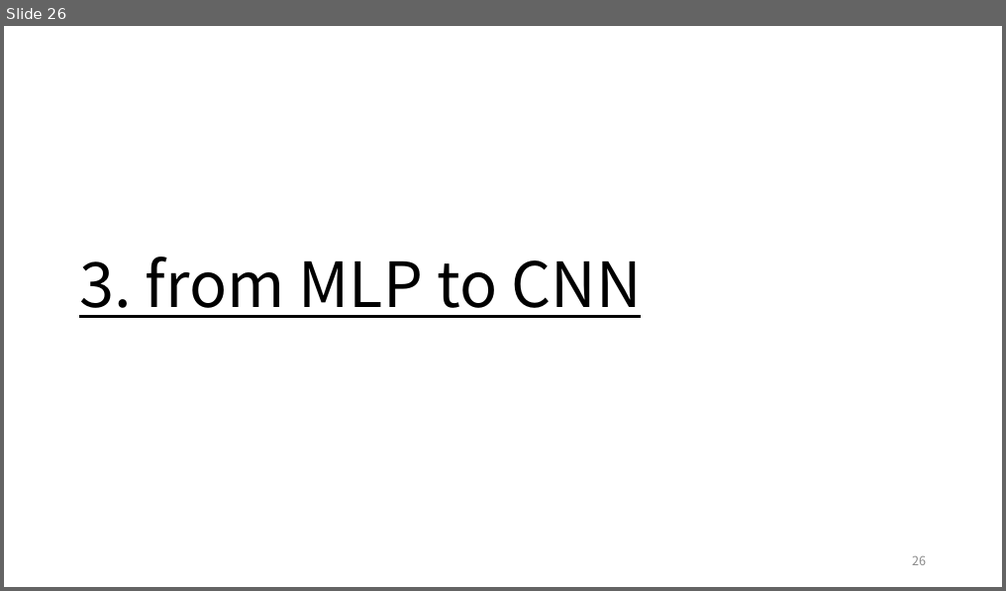
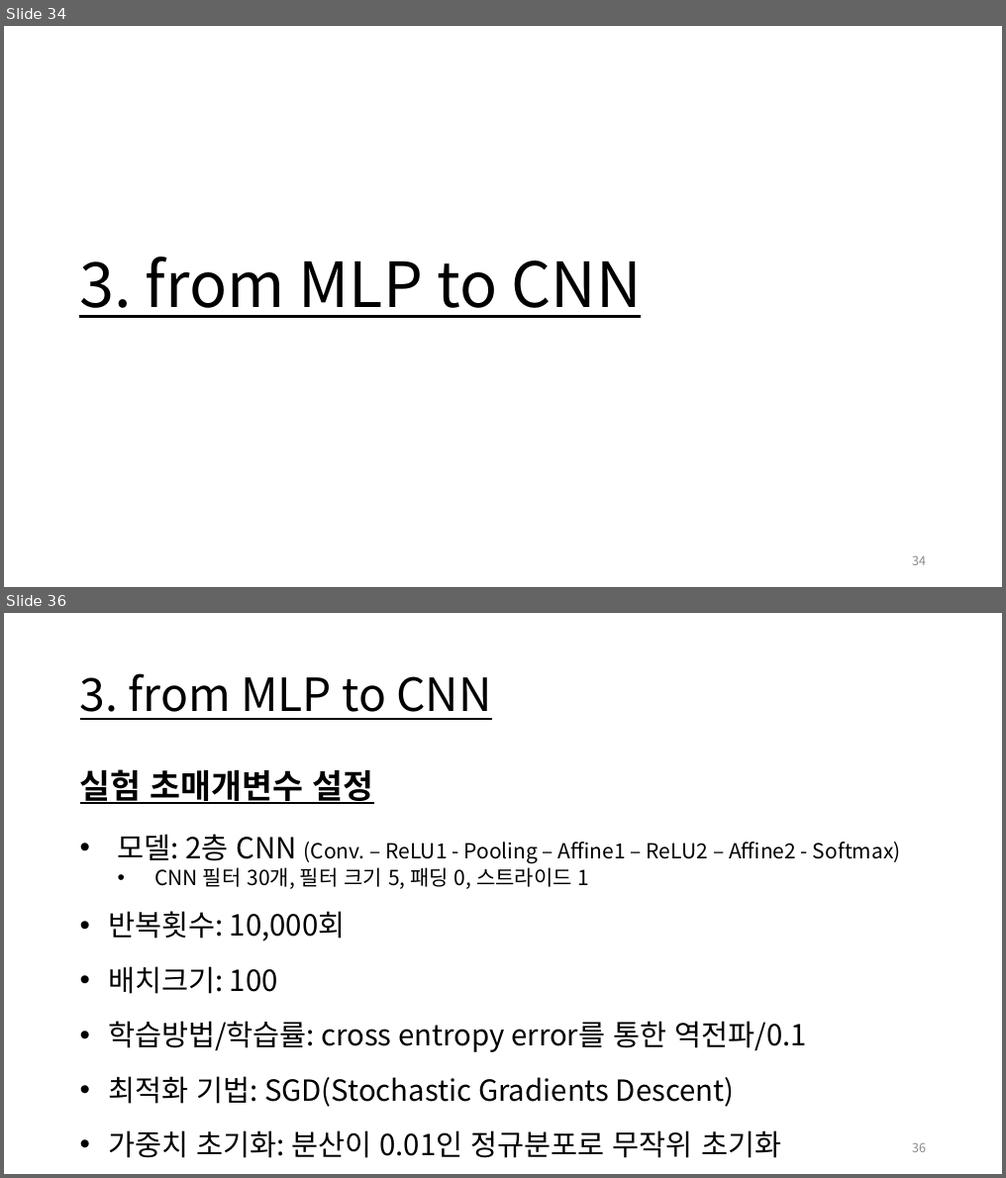
Before and after one commit to Jongbin-kr/DL_from_scratch, a slide deck: 밑바닥부터 딥러닝I.pptx. Shown one above the other, each under a label of ours: slide 26 before the commit, slides 34 and 36 after it; the slides between them are not shown. The pictures are 1006x591 and 1006x1178 pixels, drawn with LibreOffice and Linux fonts; fonts in the diff are those of the drawing. Boxes give left, top, right and bottom in pixels: in the first picture for what was removed or moved away, otherwise in the second. Text is boxed around its words. In the diff, an @@ line names an element or a change of style, - is before the commit and + after.

```diff
--- a/밑바닥부터 딥러닝I.pptx
+++ b/밑바닥부터 딥러닝I.pptx
@@ slide 36 added at <box>4,613,1002,1174</box>, background #FFFFFF @@
@@ title added at <box>80,673,492,720</box>, 44 pt, text #000000, underline @@
+3. from MLP to CNN
@@ text added at <box>80,769,901,1158</box>, 28 pt, text #000000 @@
+실험 초매개변수 설정
+• 모델: 2층 CNN (Conv. – ReLU1 - Pooling – Affine1 – ReLU2 – Affine2 - Softmax)
+  • CNN 필터 30개, 필터 크기 5, 패딩 0, 스트라이드 1
+• 반복횟수: 10,000회
+• 배치크기: 100
+• 학습방법/학습률: cross entropy error를 통한 역전파/0.1
+• 최적화 기법: SGD(Stochastic Gradients Descent)
+• 가중치 초기화: 분산이 0.01인 정규분포로 무작위 초기화
@@ page number added at <box>912,1144,926,1153</box>, 12 pt, text #8C8C8C @@
+36
@@ what was slide 26 is now slide 34 @@
@@ page number at <box>912,557,926,566</box>: text changed @@
-26
+34
```
Also in this commit, not shown: 15 slides changed, 14 other slides added, 2 slides removed, 6 other files.
